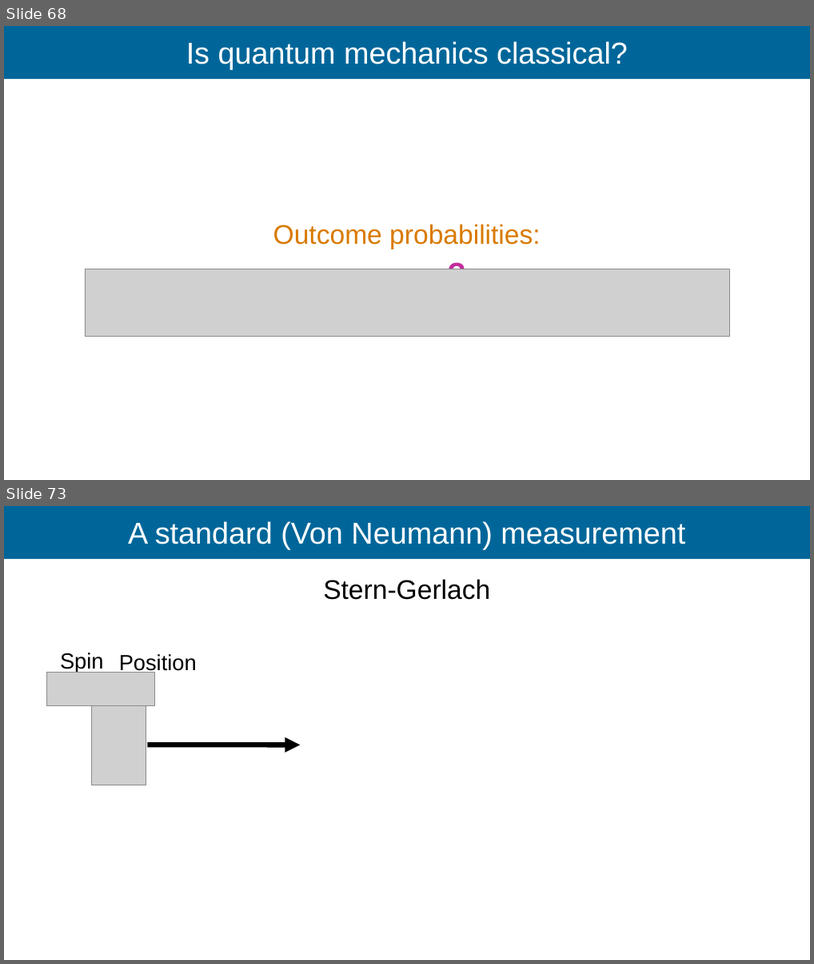
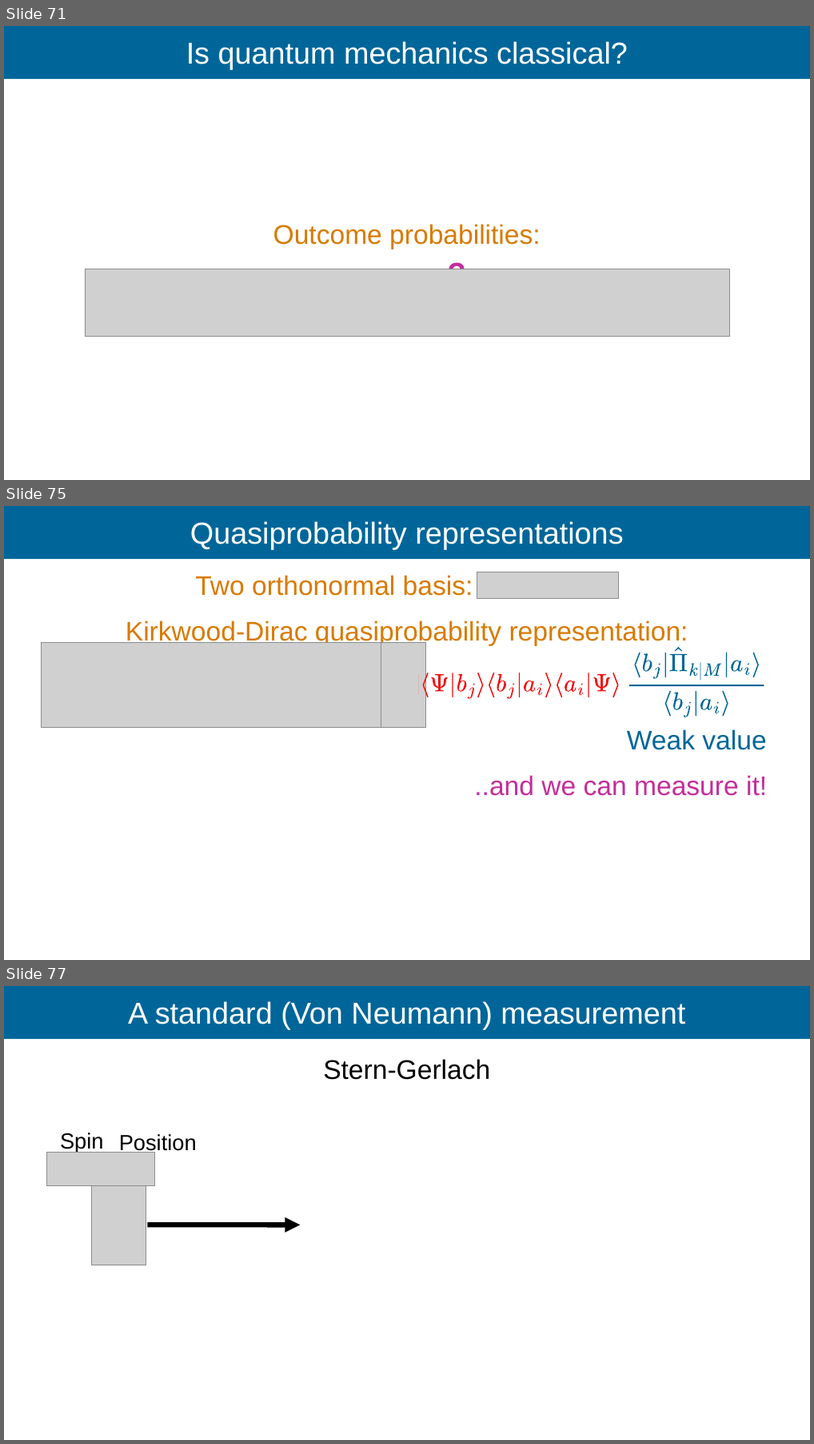
Before and after one commit to Ismaele-vincent/PhD, a slide deck: 2026/Talks/ILL Seminar/ILL seminar 2026 ver3.odp. Shown one above the other, each under a label of ours: slides 68 and 73 before the commit, slides 71, 75 and 77 after it; the slides between them are not shown. The pictures are 814x964 and 814x1444 pixels, drawn with LibreOffice and Linux fonts; fonts in the diff are those of the drawing; grey boxes stand for pictures; background and template pictures are left out. Boxes give left, top, right and bottom in pixels: in the first picture for what was removed or moved away, otherwise in the second. Text is boxed around its words. In the diff, an @@ line names an element or a change of style, - is before the commit and + after.

```diff
--- a/2026/Talks/ILL Seminar/ILL seminar 2026 ver3.odp
+++ b/2026/Talks/ILL Seminar/ILL seminar 2026 ver3.odp
@@ slide 75 added at (x1=4, y1=506, x2=810, y2=960), background #FFFFFF; not listed: 1 template element that a slide beside it also shows @@
@@ title added at (x1=190, y1=521, x2=623, y2=550), 36 pt, text #FFFFFF @@
+Quasiprobability representations
@@ text added at (x1=195, y1=575, x2=474, y2=596), 32 pt, text #D97A00 @@
+Two orthonormal basis:
@@ picture added at (x1=478, y1=572, x2=618, y2=599) @@
@@ text added at (x1=126, y1=620, x2=689, y2=645), 32 pt, text #D97A00 @@
+Kirkwood-Dirac quasiprobability representation:
@@ picture added at (x1=41, y1=643, x2=381, y2=728) @@
@@ picture added at (x1=381, y1=643, x2=426, y2=728) @@
@@ group added at (x1=418, y1=672, x2=618, y2=698): 20 freeform shapes @@
@@ group added at (x1=629, y1=647, x2=764, y2=717): 21 freeform shapes @@
@@ text added at (x1=627, y1=729, x2=766, y2=750), 32 pt, text #006699 @@
+Weak value
@@ text added at (x1=474, y1=775, x2=767, y2=796), 32 pt, text #C32D9B @@
+..and we can measure it!
@@ what was slide 68 is now slide 71 @@
@@ what was slide 73 is now slide 77 @@
```
Also in this commit, not shown: 8 slides changed, 11 other slides added, 12 slides removed, 2 other files.
